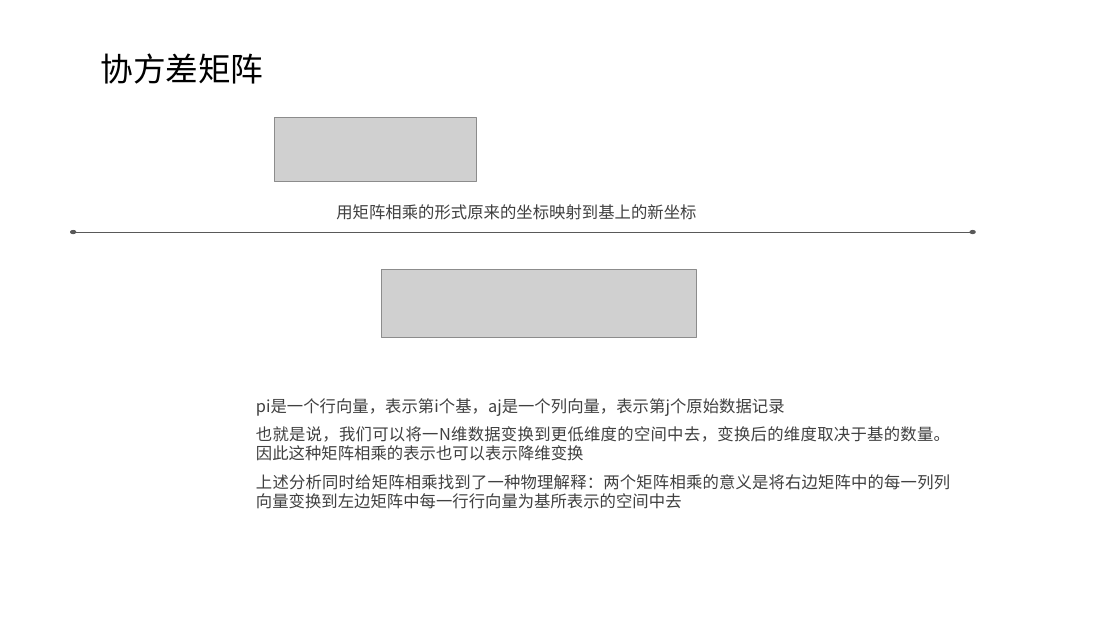
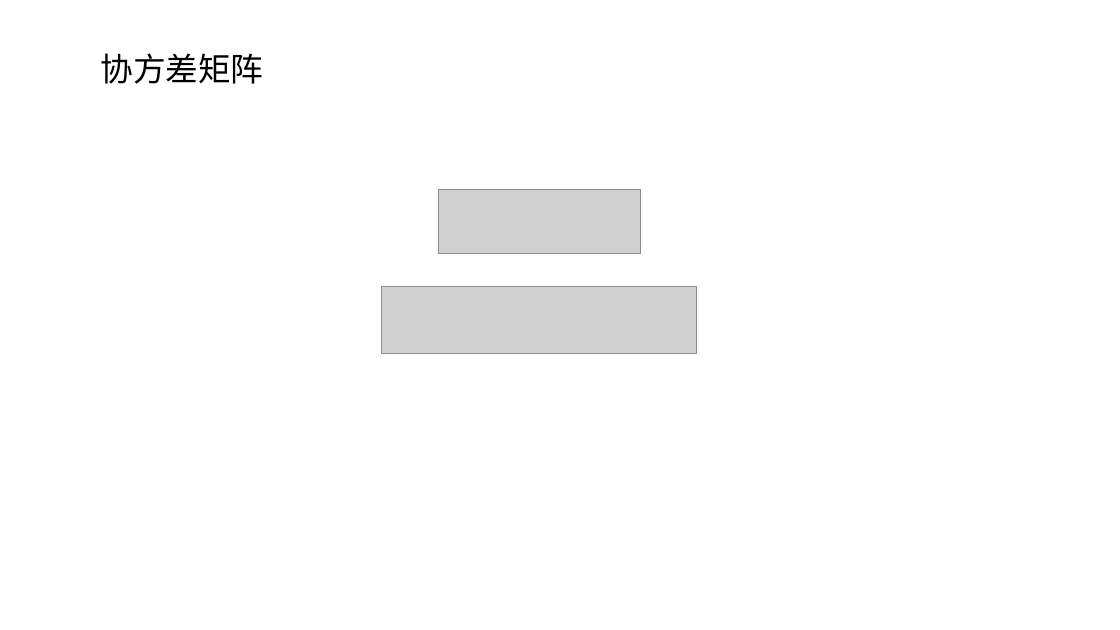
Before and after one commit to DarkDisasters/AnimationTransition, a slide deck: slide 15 of PCATEST/What is PCA.pptx (slide 16 before the commit). Drawn at 1120x630 pixels with LibreOffice and Linux fonts; fonts in the diff are those of the drawing; grey boxes stand for pictures; background and template pictures are left out. Boxes give left, top, right and bottom in pixels: in the first picture for what was removed or moved away, otherwise in the second. Text is boxed around its words. In the diff, an @@ line names an element or a change of style, - is before the commit and + after.

Commit message:
ppt

```diff
--- a/PCATEST/What is PCA.pptx
+++ b/PCATEST/What is PCA.pptx
@@ text removed at box(336, 204, 696, 220) @@
-用矩阵相乘的形式原来的坐标映射到基上的新坐标
@@ picture: place and size @@
-picture at box(274, 118, 476, 181)
+picture at box(439, 189, 641, 253)
@@ ellipse removed at box(70, 230, 76, 234) @@
@@ line removed from (76, 232) to (971, 232) @@
@@ ellipse removed at box(970, 230, 975, 234) @@
@@ picture: place and size @@
-picture at box(381, 270, 697, 337)
+picture at box(381, 287, 697, 354)
@@ text removed at box(256, 398, 785, 416) @@
-pi是一个行向量，表示第i个基，aj是一个列向量，表示第j个原始数据记录
@@ text removed at box(256, 426, 950, 461) @@
-也就是说，我们可以将一N维数据变换到更低维度的空间中去，变换后的维度取决于基的数量。因此这种矩阵相乘的表示也可以表示降维变换
@@ text removed at box(256, 474, 950, 509) @@
-上述分析同时给矩阵相乘找到了一种物理解释：两个矩阵相乘的意义是将右边矩阵中的每一列列向量变换到左边矩阵中每一行行向量为基所表示的空间中去
```
Also in this commit, not shown: 5 other slides changed, 7 slides added, 26 slides removed, 2 other files.
